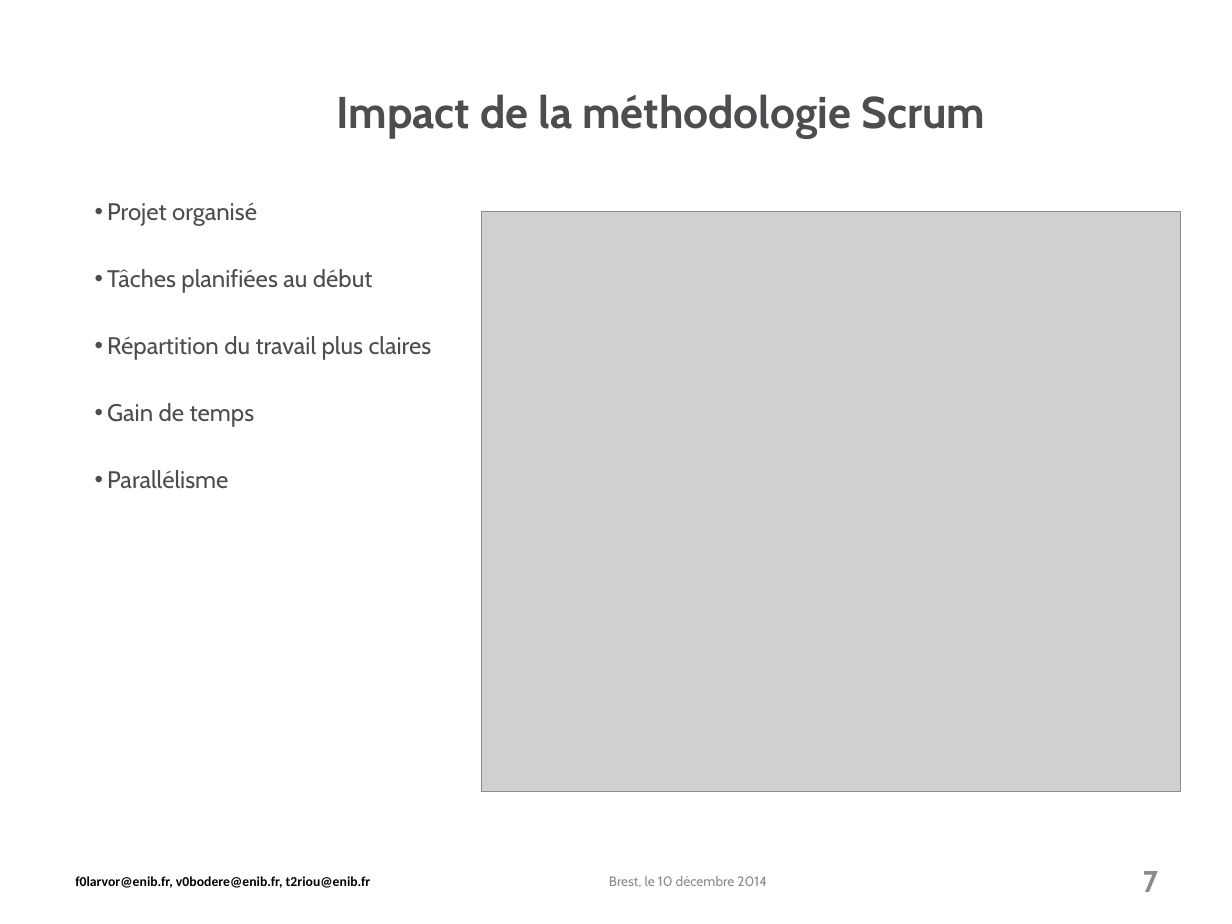
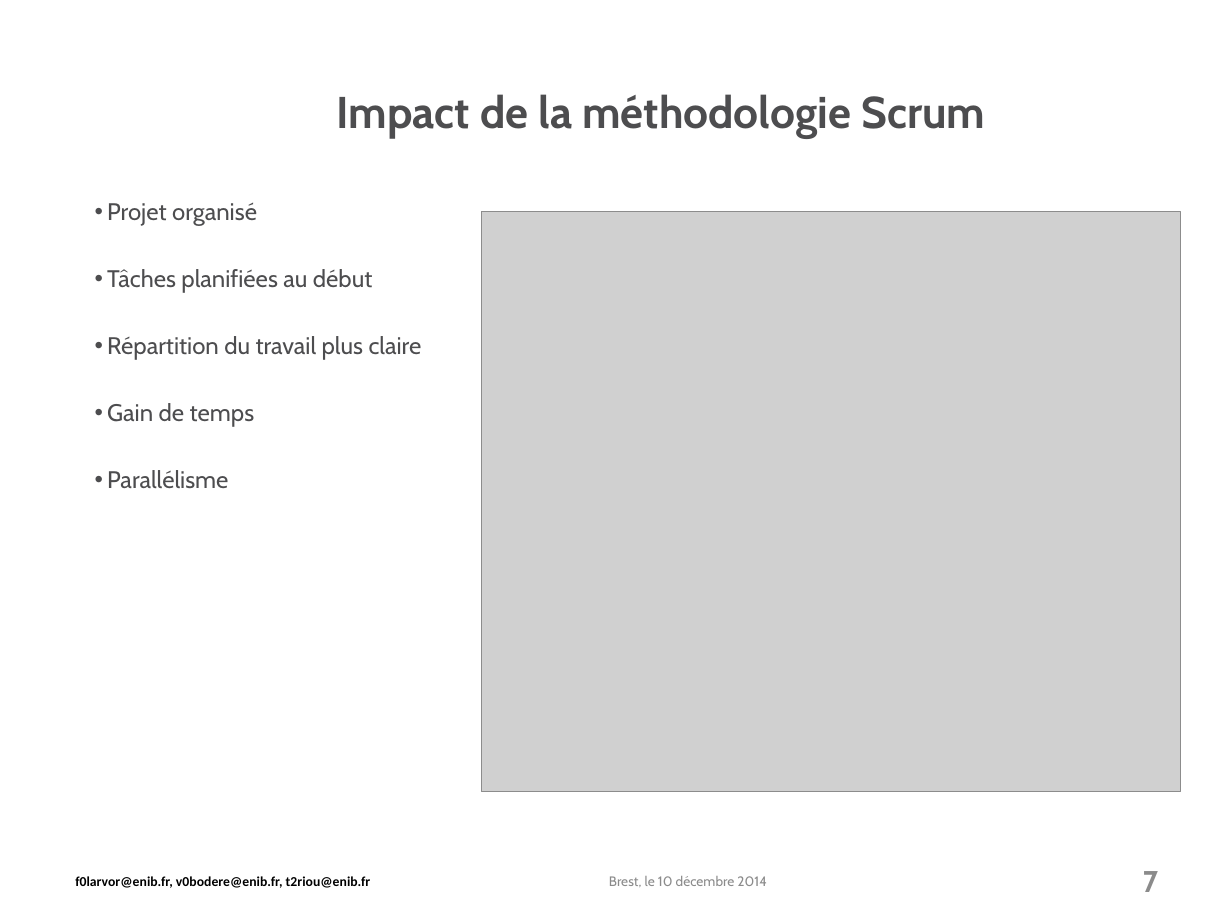
Before and after one commit to PixelSenseEnib/PixelSense, a slide deck: slide 7 of Soutenance/modele-ENIB-2010.pptx. Drawn at 1232x924 pixels with LibreOffice and Linux fonts; fonts in the diff are those of the drawing; grey boxes stand for pictures; background and template pictures are left out. Boxes give left, top, right and bottom in pixels: in the first picture for what was removed or moved away, otherwise in the second. Text is boxed around its words. In the diff, an @@ line names an element or a change of style, - is before the commit and + after.

```diff
--- a/Soutenance/modele-ENIB-2010.pptx
+++ b/Soutenance/modele-ENIB-2010.pptx
@@ text at (107, 336, 422, 360): text changed @@
-• Répartition du travail plus claires
+• Répartition du travail plus claire
```
Also in this commit, not shown: 4 other slides changed, 1 slide added, 1 other file.
